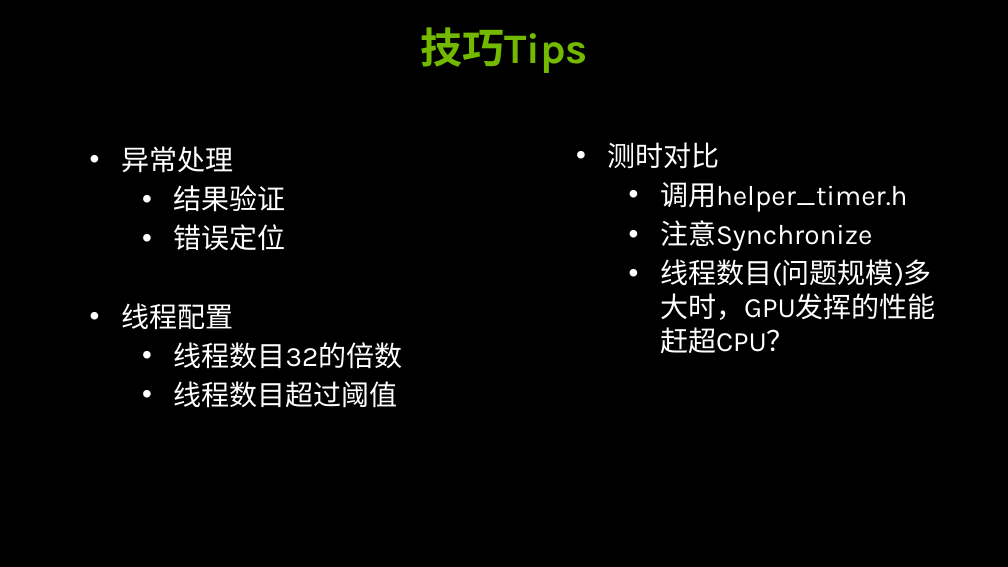
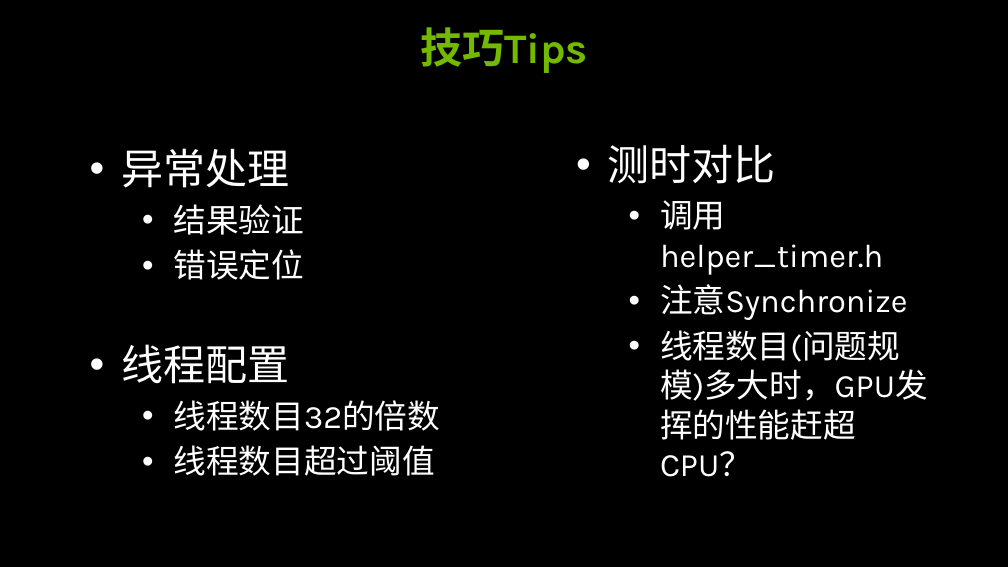
Before and after one commit to soulsheng/CUDA-Practice, a slide deck: slide 12 of doc/cuda_training_day1_pm(20141219Liu).pptx. Drawn at 1008x567 pixels with LibreOffice and Linux fonts; fonts in the diff are those of the drawing; background and template pictures are left out. Boxes give left, top, right and bottom in pixels: in the first picture for what was removed or moved away, otherwise in the second. Text is boxed around its words. In the diff, an @@ line names an element or a change of style, - is before the commit and + after.

```diff
--- a/doc/cuda_training_day1_pm(20141219Liu).pptx
+++ b/doc/cuda_training_day1_pm(20141219Liu).pptx
@@ text "异常处理" at bbox=[121, 148, 441, 476]: size 24 to 36 pt in "异常处理", "线程配置"; size 24 to 28 pt in "结果验证", "错误定位", "线程数目32的倍数", "线程数目超过阈值"; more space between paragraphs @@
@@ text "测时对比" at bbox=[608, 144, 928, 401]: size 24 to 36 pt in "测时对比"; size 24 to 28 pt; more space between paragraphs @@
```
Also in this commit, not shown: 5 other slides changed.
